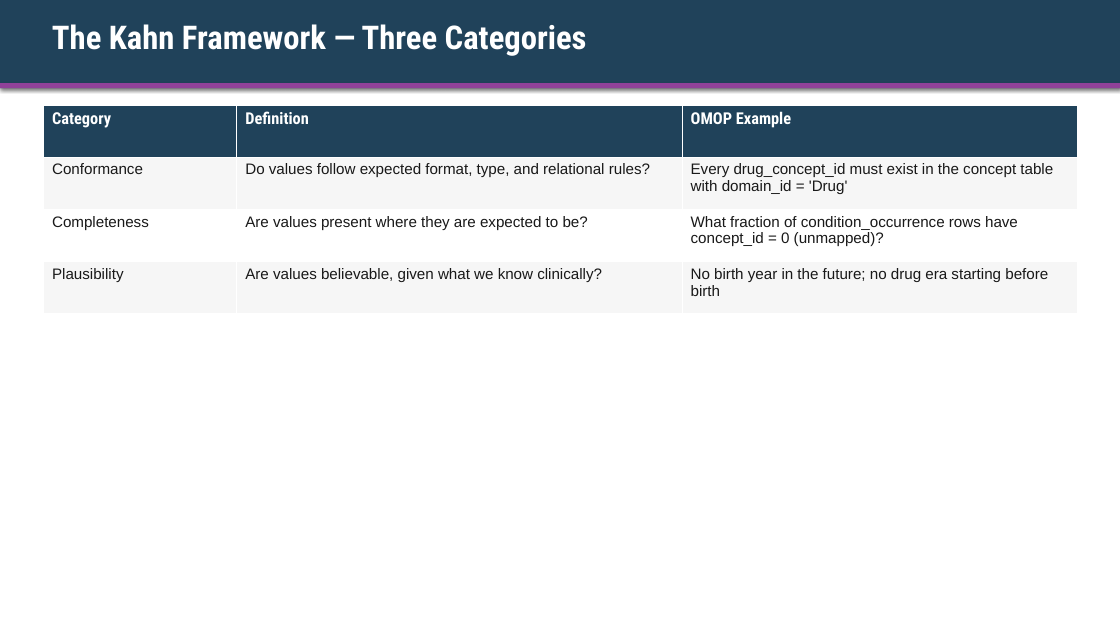
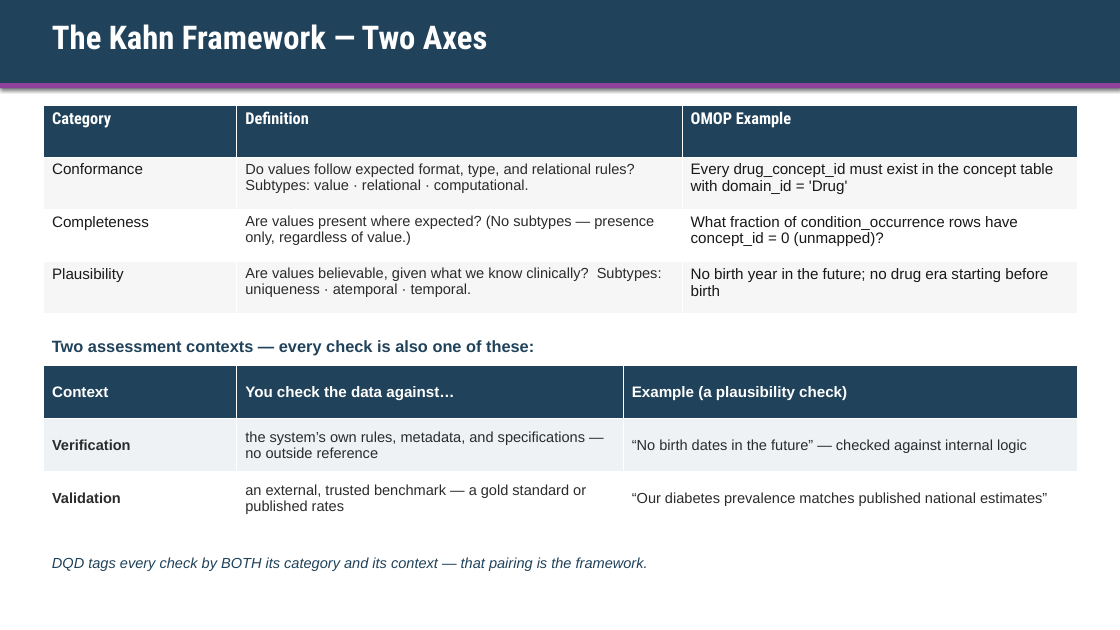
Before and after one commit to ALSTDI/ALS-RWE, a slide deck: slide 11 of docs/free-rwe-resources/train-the-trainer/training/day-02-vocab-dqd/kit/Instructor-Deck-with-Notes.pptx. Drawn at 1120x630 pixels with LibreOffice and Linux fonts; fonts in the diff are those of the drawing. Boxes give left, top, right and bottom in pixels: in the first picture for what was removed or moved away, otherwise in the second. Text is boxed around its words. In the diff, an @@ line names an element or a change of style, - is before the commit and + after.

```diff
--- a/docs/free-rwe-resources/train-the-trainer/training/day-02-vocab-dqd/kit/Instructor-Deck-with-Notes.pptx
+++ b/docs/free-rwe-resources/train-the-trainer/training/day-02-vocab-dqd/kit/Instructor-Deck-with-Notes.pptx
@@ text at (x1=52, y1=24, x2=487, y2=50): text changed @@
-The Kahn Framework — Three Categories
+The Kahn Framework — Two Axes
@@ table at (x1=44, y1=105, x2=1077, y2=313) @@
-row 2, column 2: Do values follow expected format, type, and relational rules?
+row 2, column 2: Do values follow expected format, type, and relational rules? Subtypes: value · relational · computational.
-row 3, column 2: Are values present where they are expected to be?
+row 3, column 2: Are values present where expected? (No subtypes — presence only, regardless of value.)
-row 4, column 2: Are values believable, given what we know clinically?
+row 4, column 2: Are values believable, given what we know clinically? Subtypes: uniqueness · atemporal · temporal.
@@ text added at (x1=52, y1=340, x2=534, y2=355), 14 pt, text #20425A, bold @@
+Two assessment contexts — every check is also one of these:
@@ table added at (x1=44, y1=365, x2=1077, y2=525), 3 rows, 3 columns @@
+Context | You check the data against… | Example (a plausibility check)
+Verification | the system’s own rules, metadata, and specifications — no outside reference | “No birth dates in the future” — checked against internal logic
+Validation | an external, trusted benchmark — a gold standard or published rates | “Our diabetes prevalence matches published national estimates”
@@ text added at (x1=52, y1=557, x2=648, y2=571), 12.5 pt, text #20425A, italic @@
+DQD tags every check by BOTH its category and its context — that pairing is the framework.
```
Also in this commit, not shown: 2 other slides changed, 4 other files.
